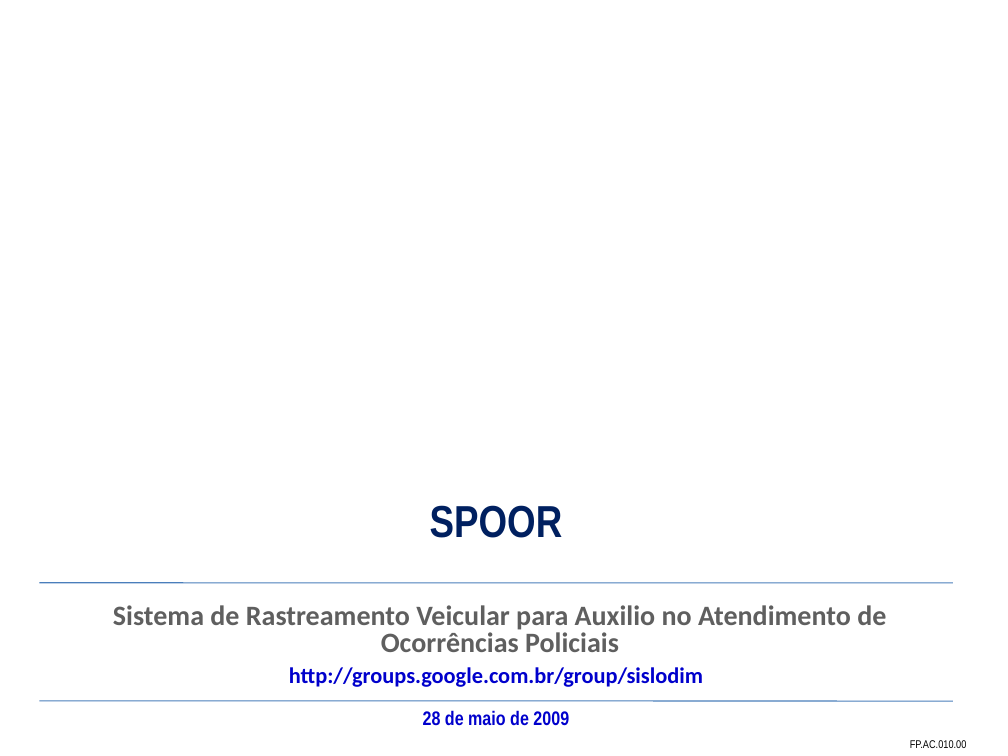
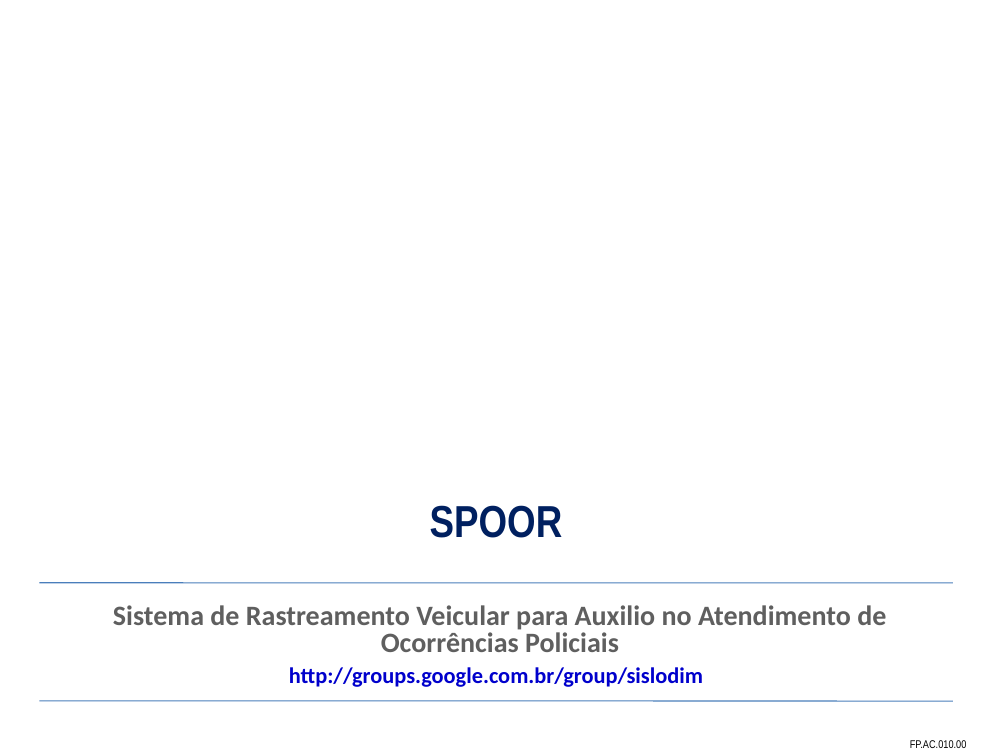
Before and after one commit to theoziran/sislodim, a slide deck: slide 1 of documentos/ProjetoPSA/Apresentação Final.ppt. Drawn at 1008x756 pixels with LibreOffice and Linux fonts; fonts in the diff are those of the drawing; background and template pictures are left out. Boxes give left, top, right and bottom in pixels: in the first picture for what was removed or moved away, otherwise in the second. Text is boxed around its words. In the diff, an @@ line names an element or a change of style, - is before the commit and + after.

```diff
--- a/documentos/ProjetoPSA/Apresentação Final.ppt
+++ b/documentos/ProjetoPSA/Apresentação Final.ppt
@@ text removed at [423,710,569,726] @@
-28 de maio de 2009
```
Also in this commit, not shown: 20 other slides changed, 12 slides added, 2 slides removed.
